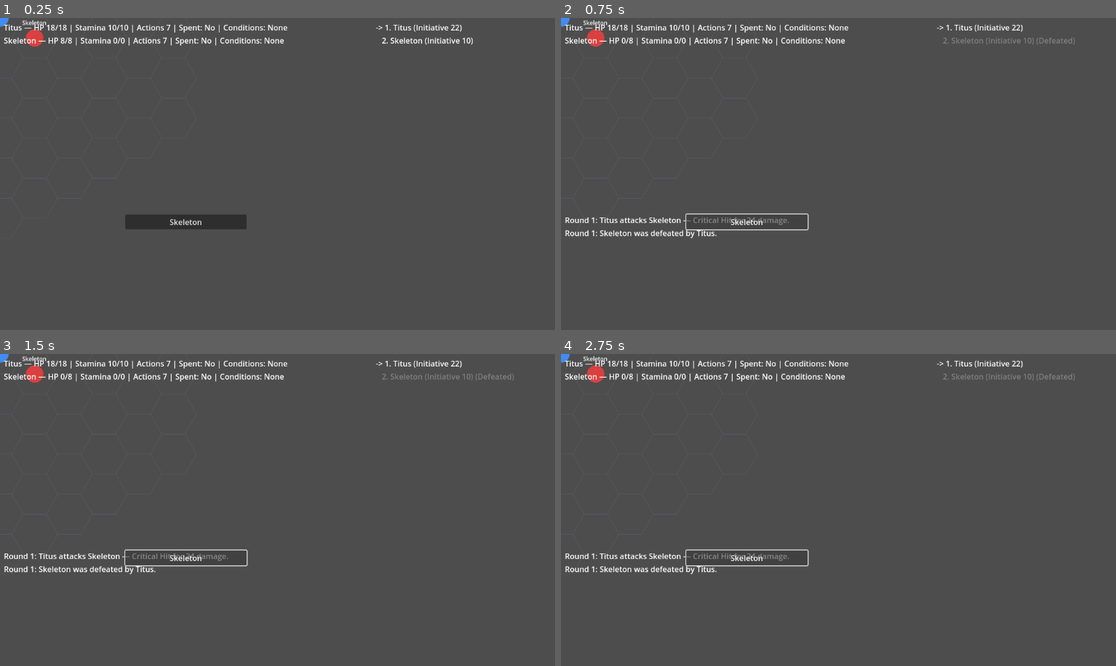
Above: before the commit, frames 1-4 (two rows, left to right).
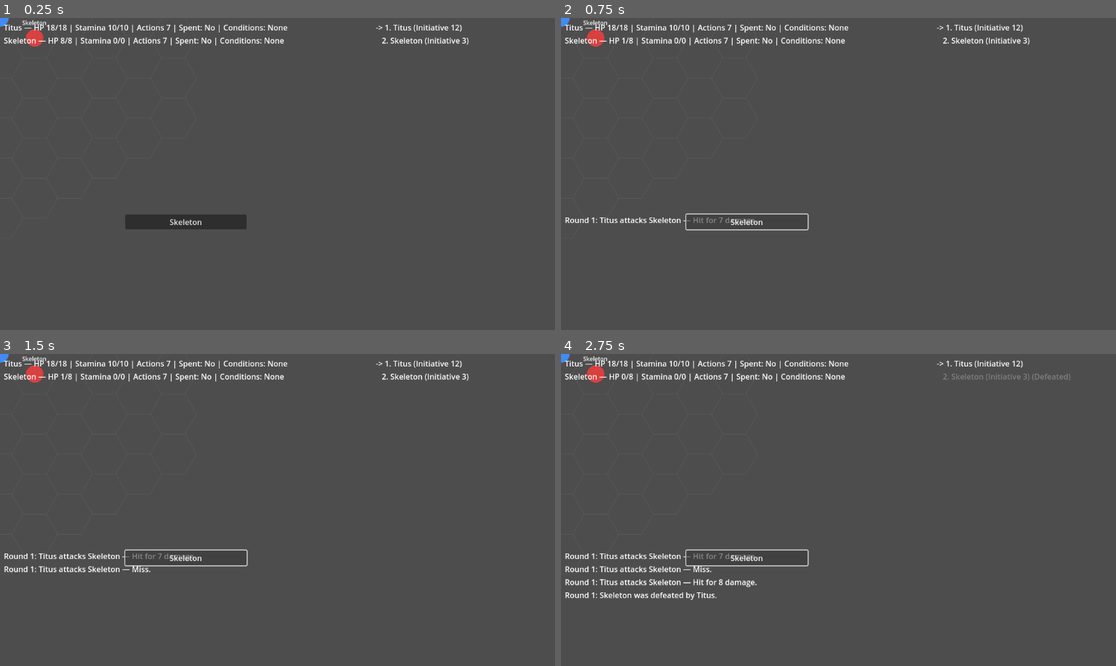
Above: after the commit, the same moments.

Repository: Pyroraptor/hykaen
Game: Godot game, scene res://MainScene.tscn
The game is run twice, just before and just after one commit, with the same random seed, the same clock (stepped at 60 frames per second) and the same inputs.
Inputs:
- Up to frame 1 (0.25 s): no input
- Up to frame 2 (0.75 s): click "Skeleton" at 0.5 s
- Up to frame 3 (1.5 s): click "Skeleton" at 1.25 s
- Up to frame 4 (2.75 s): click "Skeleton" at 2 s

The runs differ from the first frame. In frame 1, less than 0.1% of the frame differs, in the area x 81-86%, y 2-9%; in frame 2, 0.6%; in frame 3, 0.6%; in frame 4, 1.0%, in the area x 0-93%, y 2-79%.

Commit message:
feat(FEAT-002): Randomize RNG seed for real play
Step: tdd-execute
Files: 6

Diff:
--- a/MainScene.gd
+++ b/MainScene.gd
@@ -13,9 +13,18 @@
 ##      loads data/encounters/prologue_encounter.tres and builds the domain
 ##      hex-positioned Combatant list (US-001) — the repository adapter.
 ##   2. GodotRandomAdapter (core/combat/godot_random_adapter.gd) is
-##      constructed, seeded from the encounter resource's seed field for
-##      determinism (NFR-002/006) — the RandomPort adapter for the
-##      interactive ResolveActionUseCase pipeline below (step 9).
+##      constructed from `resolved_seed` (FEAT-002 / US-002) — the RandomPort
+##      adapter for the interactive ResolveActionUseCase pipeline below
+##      (step 9). `resolved_seed` is `seed_override` (an in-process
+##      injectable property GUT tests may set BEFORE add_child()/_ready()
+##      completes composition, e.g. to pin the prologue fixture's seed=42
+##      for the double-boot determinism regression) when non-null, otherwise
+##      a fresh Time.get_ticks_usec()-derived value so real (non-test)
+##      launches never replay the same fixed playthrough (FR-001/NFR-002).
+##      data/encounters/prologue_encounter.tres' `seed` field (42) remains
+##      the deterministic fixture used by core/sim/simulator.gd and other
+##      tests that construct their own RNG directly — it is intentionally
+##      no longer read here.
 ##   3. ConsoleEventSinkAdapter (defined below) implements EventSinkPort by
 ##      mirroring every round event to stdout AND forwarding it to every
 ##      subscribed Presentation projection (StatusPanelView/InitiativeView/
@@ -182,6 +191,27 @@
 		return _entries
 
 
+## seed_override — in-process injectable seed policy (FEAT-002 / US-002).
+## null | int. Composition-root contract: GUT tests (or any other caller)
+## may set this on a freshly-instantiated-but-not-yet-added-to-the-tree
+## MainScene BEFORE add_child() triggers _ready() to pin `resolved_seed`
+## to a known value (e.g. 42, matching the prologue fixture, for
+## determinism regressions such as tests/integration/
+## test_steel_thread_prologue_encounter.gd's double-boot diff). Left null
+## (the default) for a real, non-test launch so `resolved_seed` is instead
+## derived randomly — see `resolved_seed` below.
+var seed_override = null
+
+## resolved_seed — the actual int seed this boot's RNGClass/GodotRandomAdapter
+## were constructed with (FEAT-002 / US-002), computed once in _ready() as:
+##   seed_override if seed_override != null else a fresh Time.get_ticks_usec()
+##   -derived value
+## Exposed (rather than left a private local) so tests can assert a real,
+## non-override launch never resolves to data/encounters/prologue_encounter
+## .tres' hardcoded fixture seed (42), and that two independent non-override
+## launches resolve to different values (FR-001/NFR-002).
+var resolved_seed: int = -1
+
 ## encounter_repository — the repository adapter instantiated at the
 ## composition root (ADR-006).
 var encounter_repository
@@ -297,7 +327,15 @@
 		push_error("MainScene: failed to load " + PROLOGUE_ENCOUNTER_PATH)
 		return
 
-	random_port = GodotRandomAdapterClass.new(encounter_resource.seed)
+	# ── FEAT-002 / US-002: separate the real-play seed from the fixture seed
+	# baked into prologue_encounter.tres (42). An explicit `seed_override`
+	# (set in-process before this node was added to the tree) always wins,
+	# for determinism tests/reproducible runs; otherwise a fresh
+	# Time.get_ticks_usec()-derived value is resolved so real launches are
+	# never pinned to the fixture's replayable playthrough. ────────────────
+	resolved_seed = seed_override if seed_override != null else int(Time.get_ticks_usec())
+
+	random_port = GodotRandomAdapterClass.new(resolved_seed)
 	event_sink = ConsoleEventSinkAdapter.new()
 
 	_party = []
@@ -314,7 +352,7 @@
 		var enemy_id: String = hex_combatants[idx].combatant_id if idx < hex_combatants.size() else ""
 		_enemies.append(_build_enemy_combatant(encounter_resource.enemy_resource_paths[j], enemy_hex, enemy_id))
 
-	var rng := RNGClass.new(encounter_resource.seed)
+	var rng := RNGClass.new(resolved_seed)
 	encounter = EncounterClass.new(_party, _enemies, rng)
 	encounter.initialize()
 
--- a/tests/e2e/test_prologue_encounter_e2e_smoke.gd
+++ b/tests/e2e/test_prologue_encounter_e2e_smoke.gd
@@ -20,10 +20,13 @@
 ## exposing controls to real input, this file fails.
 ##
 ## Design note -- why the enemy's hp_current is bumped mid-test (not a mock,
-## not a test double): the shipped prologue_encounter.tres's seed (42) is
-## fully deterministic, and Titus's real weapon/attribute stats one-shot-kill
-## the Skeleton (8 HP) on the very first Strike -- so a completely unmodified
-## playthrough concludes before the enemy AI ever gets a turn. To exercise
+## not a test double): Titus's real weapon/attribute stats are strong enough
+## to one-shot-kill the Skeleton (8 HP) on a single landed Strike -- so an
+## unmodified playthrough is likely to conclude before the enemy AI ever gets
+## a turn, whatever seed a given boot resolves to (FEAT-002 / US-002: a real,
+## non-override MainScene launch resolves a fresh random play seed every
+## boot, so this test no longer assumes the fixture's old fixed seed=42). To
+## reliably exercise
 ## (and prove) the enemy-AI-turn leg of the SAME real pipeline within one
 ## continuous playthrough, this test raises the live enemy combatant
 ## Dictionary's hp_current up front -- the exact same reference-type
@@ -57,6 +60,16 @@
 ## exact PackedScene project.godot's run/main_scene launches), attaching the
 ## REAL MainScene.gd composition root. No mock/double is substituted
 ## anywhere in this node tree.
+##
+## FEAT-002 / US-002: some scenarios below (e.g. the "zero pre-existing
+## events" fixture assumption) depend on the prologue fixture's known-good
+## playthrough, where Titus (the party member) acts first -- true only for
+## the fixture's original seed=42 initiative roll. A real (non-override)
+## MainScene launch now resolves a fresh, randomized play seed every boot
+## (which could just as validly seat the Skeleton first), so every boot here
+## pins that known-good seed explicitly via the in-process `seed_override`
+## composition-root contract instead of relying on MainScene's randomized
+## default.
 func _boot_main_scene():
 	var packed: PackedScene = ResourceLoader.load(MAIN_SCENE_PATH)
 	assert_not_null(
@@ -64,6 +77,7 @@
 		"MainScene.tscn (the real project.godot run/main_scene target) must load as a PackedScene"
 	)
 	var instance = packed.instantiate()
+	instance.seed_override = 42
 	add_child_autofree(instance)
 	return instance
 
--- a/tests/integration/test_steel_thread_prologue_encounter.gd
+++ b/tests/integration/test_steel_thread_prologue_encounter.gd
@@ -15,8 +15,10 @@
 ##   (A) Headless PRODUCTION BOOT: asserts the hex battlefield/status panel/
 ##       initiative order are populated correctly from the real
 ##       prologue_encounter.tres data, and re-confirms determinism
-##       (NFR-002/006) by booting the SAME seeded encounter twice and diffing
-##       the ordered event sequence.
+##       (NFR-002/006) by booting the SAME seeded encounter twice (pinned via
+##       MainScene's `seed_override` in-process contract, FEAT-002 / US-002 --
+##       a real, non-override launch resolves a fresh randomized play seed
+##       every boot instead) and diffing the ordered event sequence.
 ##
 ##   (B) The INTERACTIVE Presentation pipeline (StrikeActionControl /
 ##       TurnController / EndTurnControl / ResultScreenView, US-009 through
@@ -31,10 +33,10 @@
 ##       _ready() (composition root, corrected by FIX-001) is the ONLY place
 ##       Application ports are wired to Infrastructure adapters; this file
 ##       only drives the resulting real Presentation nodes and observes the
-##       real, production GodotRandomAdapter-seeded outcome (seed=42, per
-##       prologue_encounter.tres -- deterministic across runs, NFR-002/006,
-##       even though this file makes no assumption about which specific
-##       Strikes hit/miss/crit).
+##       real, production GodotRandomAdapter-seeded outcome (a real,
+##       non-override boot -- FEAT-002 / US-002 -- so no assumption is made
+##       here, nor anywhere in Part (B), about which specific Strikes
+##       hit/miss/crit, or about a fixed seed=42 playthrough).
 ##
 ## No production code is modified for this feature (ADR-002/CR-001
 ## guardrail; FEAT-124's files_to_modify is this test file only) -- every
@@ -80,6 +82,24 @@
 	var packed: PackedScene = ResourceLoader.load(MAIN_SCENE_PATH)
 	assert_not_null(packed, "MainScene.tscn must load as a PackedScene")
 	var instance = packed.instantiate()
+	add_child_autofree(instance)
+	return instance
+
+
+## _boot_main_scene_with_seed(seed_value) -- identical to _boot_main_scene()
+## above, but pins MainScene's `seed_override` (FEAT-002 / US-002 in-process
+## composition-root contract) BEFORE add_child() triggers _ready(), so the
+## resulting boot is reproducible. Since FEAT-002, a real (non-override)
+## MainScene launch resolves a fresh, randomized play seed every time (by
+## design -- see MainScene.gd's `resolved_seed`), so the determinism
+## regression below (booting the SAME seeded encounter twice and diffing the
+## event log byte-for-byte, NFR-002/006) must pin an explicit seed rather
+## than relying on the prologue fixture's default.
+func _boot_main_scene_with_seed(seed_value: int):
+	var packed: PackedScene = ResourceLoader.load(MAIN_SCENE_PATH)
+	assert_not_null(packed, "MainScene.tscn must load as a PackedScene")
+	var instance = packed.instantiate()
+	instance.seed_override = seed_value
 	add_child_autofree(instance)
 	return instance
 
@@ -147,9 +167,13 @@
 # ══════════════════════════════════════════════════════════════════════════
 
 func test_determinism_two_independent_mainscene_boots_produce_identical_event_sequence() -> void:
-	var instance_1 = _boot_main_scene()
-	await get_tree().process_frame
-	var instance_2 = _boot_main_scene()
+	# FEAT-002 / US-002: real (non-override) launches now resolve a fresh,
+	# randomized play seed every boot, so this determinism regression pins
+	# `seed_override` explicitly (matching the prologue fixture's original
+	# seed=42) rather than relying on MainScene's default.
+	var instance_1 = _boot_main_scene_with_seed(42)
+	await get_tree().process_frame
+	var instance_2 = _boot_main_scene_with_seed(42)
 	await get_tree().process_frame
 
 	# FEAT-123 / FIND-120: MainScene no longer auto-resolves the encounter on
@@ -184,7 +208,14 @@
 # ══════════════════════════════════════════════════════════════════════════
 
 func test_player_strike_through_real_pipeline_observable_in_event_log_and_status_panel() -> void:
-	var instance = _boot_main_scene()
+	# FEAT-002 / US-002: this scenario's fixture assumptions (Titus acts
+	# first, zero events logged before any Strike) depend on the specific
+	# initiative roll order the prologue fixture's original seed=42
+	# produces -- a real (non-override) launch now resolves a fresh random
+	# play seed every boot (which could just as validly seat the Skeleton
+	# first), so this test pins that known-good seed explicitly rather than
+	# relying on MainScene's randomized default.
+	var instance = _boot_main_scene_with_seed(42)
 	await get_tree().process_frame
 
 	assert_false(
@@ -259,7 +290,12 @@
 # ══════════════════════════════════════════════════════════════════════════
 
 func test_enemy_ai_turn_auto_drives_through_identical_pipeline_after_end_turn() -> void:
-	var instance = _boot_main_scene()
+	# FEAT-002 / US-002: pinned for the same reason as the test above -- this
+	# scenario's fixture assumption ("the first actor must be Titus") only
+	# holds for the prologue fixture's original seed=42 initiative roll; a
+	# real (non-override) launch now resolves a fresh random play seed every
+	# boot.
+	var instance = _boot_main_scene_with_seed(42)
 	await get_tree().process_frame
 
 	assert_is(instance.turn_controller, TurnControllerClass, "MainScene must wire the real $TurnController (presentation/turn_controller.gd)")
--- a/tests/test_random_adapter.gd
+++ b/tests/test_random_adapter.gd
@@ -83,6 +83,29 @@
 	assert_true(value >= 1 and value <= 6, "auto-seeded GodotRandomAdapter.roll(d6) must still be in [1,6], got %d" % value)
 
 
+## FEAT-002 / US-002: two GodotRandomAdapter instances constructed with a
+## null seed_value (the production, "real play" path MainScene now uses --
+## see MainScene.gd's `resolved_seed`) must each derive their own
+## Time.get_ticks_usec()-based seed rather than sharing any fixed value, so
+## two separate real launches never replay the identical combat sequence.
+func test_godot_adapter_null_seed_produces_non_repeating_sequences_across_instances() -> void:
+	var a = GodotRandomAdapterClass.new()
+	var b = GodotRandomAdapterClass.new()
+
+	var seq_a: Array = []
+	var seq_b: Array = []
+	for _i in range(10):
+		seq_a.append(a.roll({"die": 20, "count": 1}))
+		seq_b.append(b.roll({"die": 20, "count": 1}))
+
+	assert_ne(
+		seq_a, seq_b,
+		"two GodotRandomAdapter instances each constructed with a null seed_value must "
+		+ "(overwhelmingly likely, given each derives its seed from Time.get_ticks_usec() "
+		+ "at construction time) diverge across a 10-roll d20 sequence (FEAT-002 / US-002)"
+	)
+
+
 # ── Criterion 3: interchangeable substitution via RandomNumberPort ───────────
 
 func test_both_adapters_are_randomnumberport_instances() -> void:
--- a/tests/unit/test_main_scene_entry_point.gd
+++ b/tests/unit/test_main_scene_entry_point.gd
@@ -236,3 +236,62 @@
 		instance.encounter, EncounterClass,
 		"MainScene.encounter must be the reused Encounter composition root (ADR-006)"
 	)
+
+
+# ══════════════════════════════════════════════════════════════════════════
+# FEAT-002 / US-002: real (non-override) launches must resolve a random play
+# seed, never the hardcoded prologue_encounter.tres fixture seed (42) --
+# while an explicit in-process `seed_override` (the composition-root contract
+# GUT tests use to pin determinism regressions, e.g. tests/integration/
+# test_steel_thread_prologue_encounter.gd) must still be honored exactly.
+# ══════════════════════════════════════════════════════════════════════════
+
+func test_main_scene_instantiated_without_override_does_not_use_fixture_seed_42() -> void:
+	var packed: PackedScene = ResourceLoader.load(MAIN_SCENE_PATH)
+	assert_not_null(packed, "MainScene.tscn must load for instantiation")
+	if packed == null:
+		return
+
+	var instance = packed.instantiate()
+	add_child_autofree(instance)
+
+	assert_ne(
+		instance.resolved_seed, 42,
+		"MainScene must NOT resolve to data/encounters/prologue_encounter.tres' hardcoded "
+		+ "fixture seed (42) on a real (non-override) launch (FEAT-002 / US-002)"
+	)
+
+
+func test_main_scene_two_boots_without_override_resolve_different_seeds() -> void:
+	var packed: PackedScene = ResourceLoader.load(MAIN_SCENE_PATH)
+	assert_not_null(packed, "MainScene.tscn must load for instantiation")
+	if packed == null:
+		return
+
+	var instance_1 = packed.instantiate()
+	add_child_autofree(instance_1)
+	var instance_2 = packed.instantiate()
+	add_child_autofree(instance_2)
+
+	assert_ne(
+		instance_1.resolved_seed, instance_2.resolved_seed,
+		"two independent real (non-override) MainScene launches must resolve to different "
+		+ "play seeds (FEAT-002 / US-002 / FR-001)"
+	)
+
+
+func test_main_scene_honors_explicit_seed_override() -> void:
+	var packed: PackedScene = ResourceLoader.load(MAIN_SCENE_PATH)
+	assert_not_null(packed, "MainScene.tscn must load for instantiation")
+	if packed == null:
+		return
+
+	var instance = packed.instantiate()
+	instance.seed_override = 42
+	add_child_autofree(instance)
+
+	assert_eq(
+		instance.resolved_seed, 42,
+		"MainScene must honor an explicit in-process seed_override set before add_child() "
+		+ "triggers _ready() (FEAT-002 / US-002 composition-root contract)"
+	)
--- a/tests/unit/test_main_scene_interactive_wiring.gd
+++ b/tests/unit/test_main_scene_interactive_wiring.gd
@@ -31,10 +31,20 @@
 const RoundEventsClass     = preload("res://core/rules/round_events.gd")
 
 
+## FEAT-002 / US-002: this whole file's scenarios assume the prologue
+## fixture's known-good playthrough (Titus, the party member, acts first;
+## no round event is logged before a test's own simulated Strike/End Turn) --
+## an assumption that only holds for the prologue fixture's original seed=42
+## initiative roll. A real (non-override) MainScene launch now resolves a
+## fresh, randomized play seed every boot (which could just as validly seat
+## the Skeleton first), so every boot in this file pins that known-good seed
+## explicitly via the in-process `seed_override` composition-root contract
+## instead of relying on MainScene's randomized default.
 func _boot_main_scene():
 	var packed: PackedScene = ResourceLoader.load(MAIN_SCENE_PATH)
 	assert_not_null(packed, "MainScene.tscn must load as a PackedScene")
 	var instance = packed.instantiate()
+	instance.seed_override = 42
 	add_child_autofree(instance)
 	return instance
 
